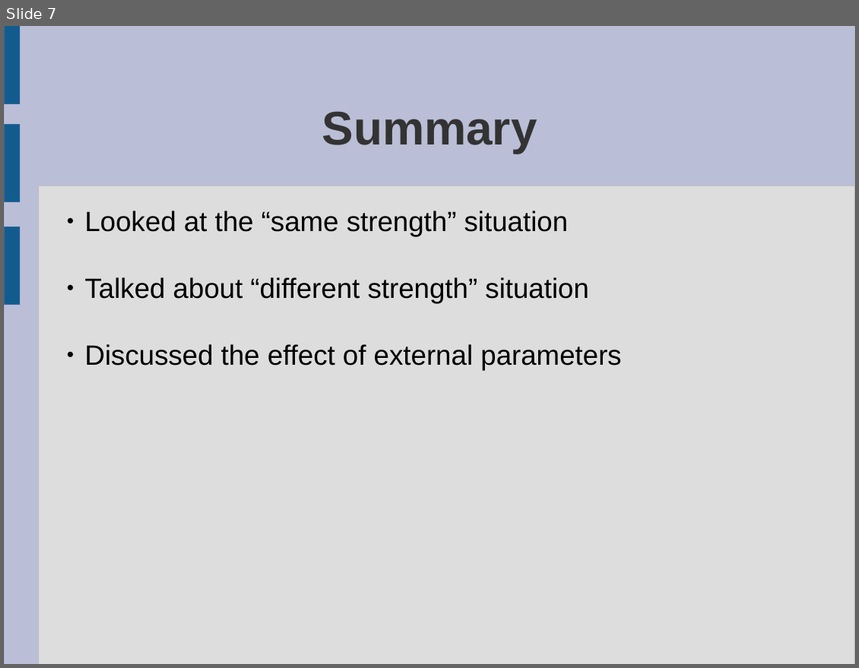
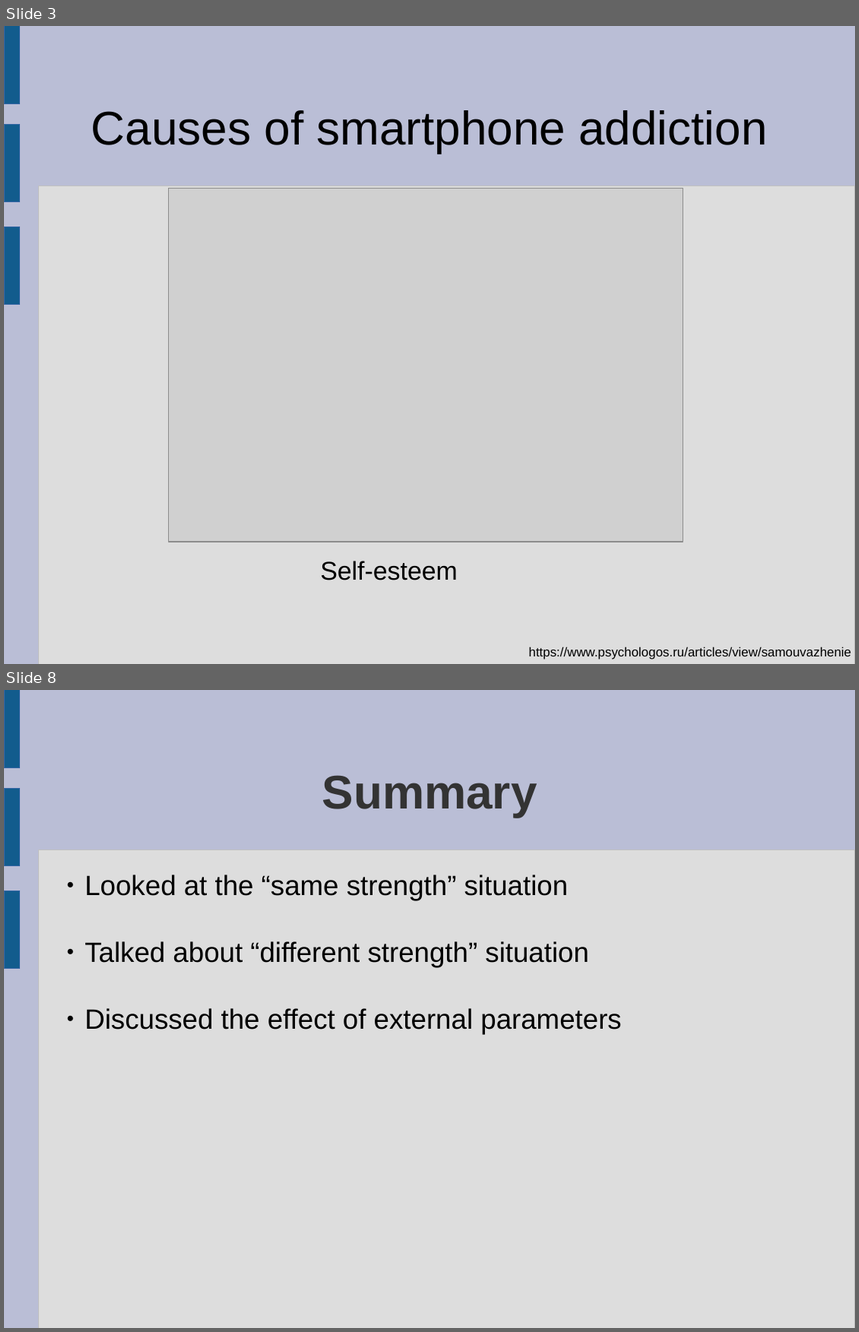
Before and after one commit to llmontoryxd/english, a slide deck: Presentation_8sem_1.odp. Shown one above the other, each under a label of ours: slide 7 before the commit, slides 3 and 8 after it; the slides between them are not shown. The pictures are 859x668 and 859x1332 pixels, drawn with LibreOffice and Linux fonts; fonts in the diff are those of the drawing; grey boxes stand for pictures. Boxes give left, top, right and bottom in pixels: in the first picture for what was removed or moved away, otherwise in the second. Text is boxed around its words. In the diff, an @@ line names an element or a change of style, - is before the commit and + after.

```diff
--- a/Presentation_8sem_1.odp
+++ b/Presentation_8sem_1.odp
@@ slide 3 added at [4,26,855,664], background #BABED6; not listed: 4 template elements that a slide beside it also shows @@
@@ title added at [91,110,767,154], 44 pt, text #000000 @@
+Causes of smartphone addiction
@@ picture added at [168,188,683,542] @@
@@ text added at [320,561,458,581], 24 pt, text #000000 @@
+Self-esteem
@@ text added at [529,647,852,660], 12 pt, text #000000 @@
+https://www.psychologos.ru/articles/view/samouvazhenie
@@ what was slide 7 is now slide 8 @@
```
Also in this commit, not shown: 1 slide changed, 5 other slides added, 5 slides removed, 18 other files.
